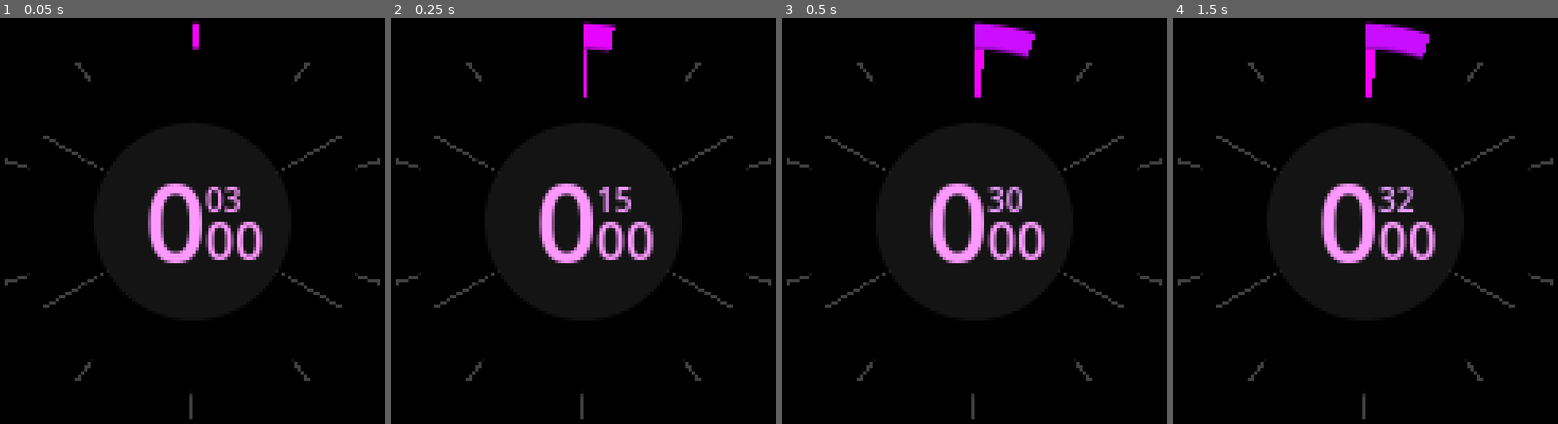
Above: before the commit, frames 1-4 (left to right).
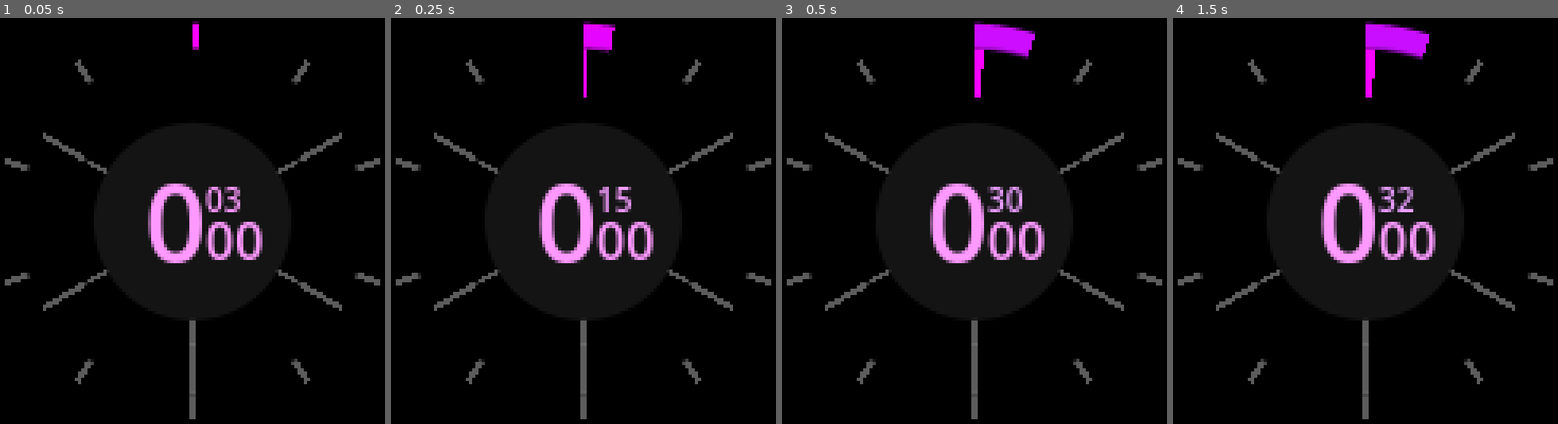
Above: after the commit, the same moments.

Repository: sasha-levchuk/vibrant-watch
Game: Godot game, scene res://main.tscn
The game is run twice, just before and just after one commit, with the same random seed, the same clock (stepped at 60 frames per second) and the same inputs.
Inputs (mouse positions are in pixels of both pictures, inside the frame that each line leads up to):
- Up to frame 1 (0.05 s): no input
- Up to frame 2 (0.25 s): no input
- Up to frame 3 (0.5 s): no input
- Up to frame 4 (1.5 s): move the mouse to (1454, 200) at 0.52 s; tap Enter at 1.25 s; move the mouse to (1284, 241) at 1.27 s

The runs differ from the first frame. In frame 1, 2.1% of the frame differs, in the area x 1-99%, y 10-99%; in frame 2, 2.1%; in frame 3, 2.1%; in frame 4, 2.1%.

Commit message:
made the separators slightly bigger
as they were getting below 1px and disappeared

Diff:
--- a/gauge.tscn
+++ b/gauge.tscn
@@ -133,5 +133,5 @@
 [node name="Line" type="Line2D" parent="."]
 position = Vector2(64, 64)
 points = PackedVector2Array(0, 0, 0, -62)
-width = 1.0
-default_color = Color(1, 1, 1, 0.25098)
+width = 2.0
+default_color = Color(1, 1, 1, 0.360784)
